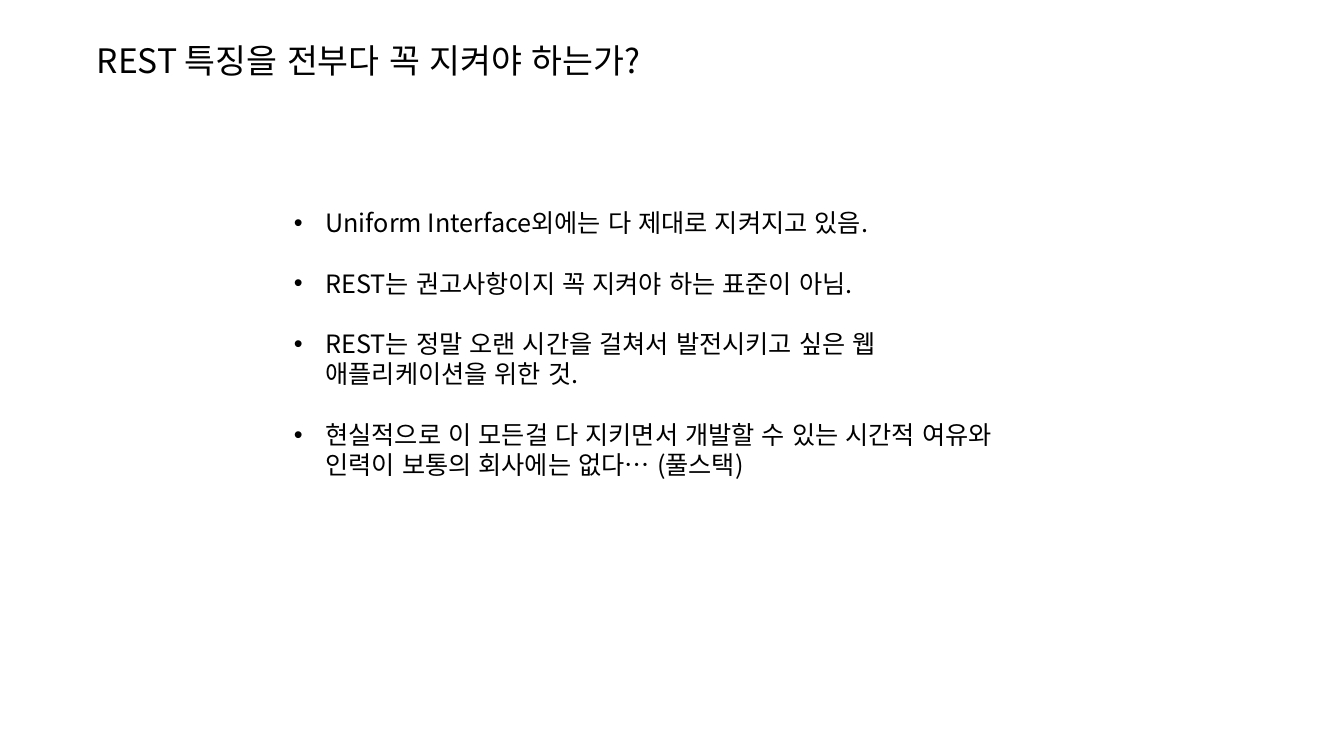
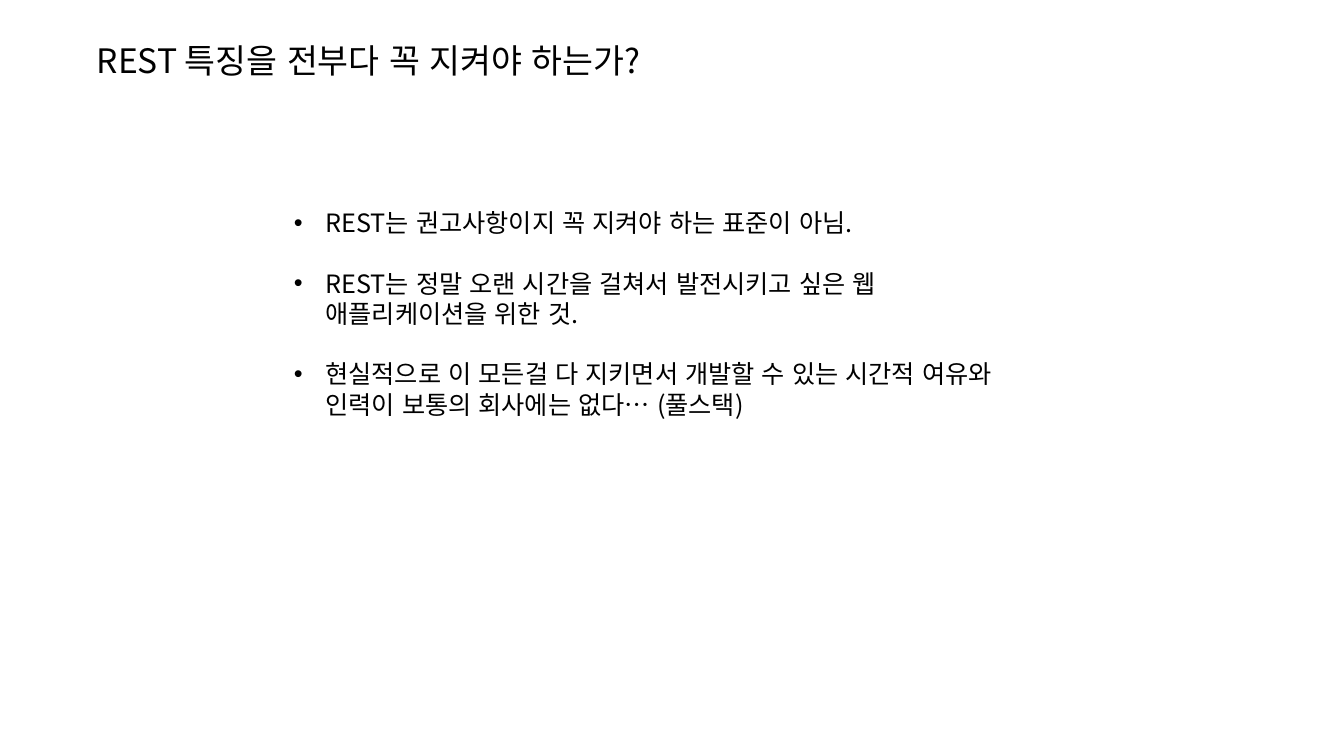
Before and after one commit to joonYK/study-boot-rest, a slide deck: slide 21 of SpringBoot Rest API.pptx. Drawn at 1344x756 pixels with LibreOffice and Linux fonts; fonts in the diff are those of the drawing. Boxes give left, top, right and bottom in pixels: in the first picture for what was removed or moved away, otherwise in the second. Text is boxed around its words. In the diff, an @@ line names an element or a change of style, - is before the commit and + after.

```diff
--- a/SpringBoot Rest API.pptx
+++ b/SpringBoot Rest API.pptx
@@ text at box(325, 211, 868, 234): paragraph removed @@
-• Uniform Interface외에는 다 제대로 지켜지고 있음.
```
Also in this commit, not shown: 15 other slides changed.
